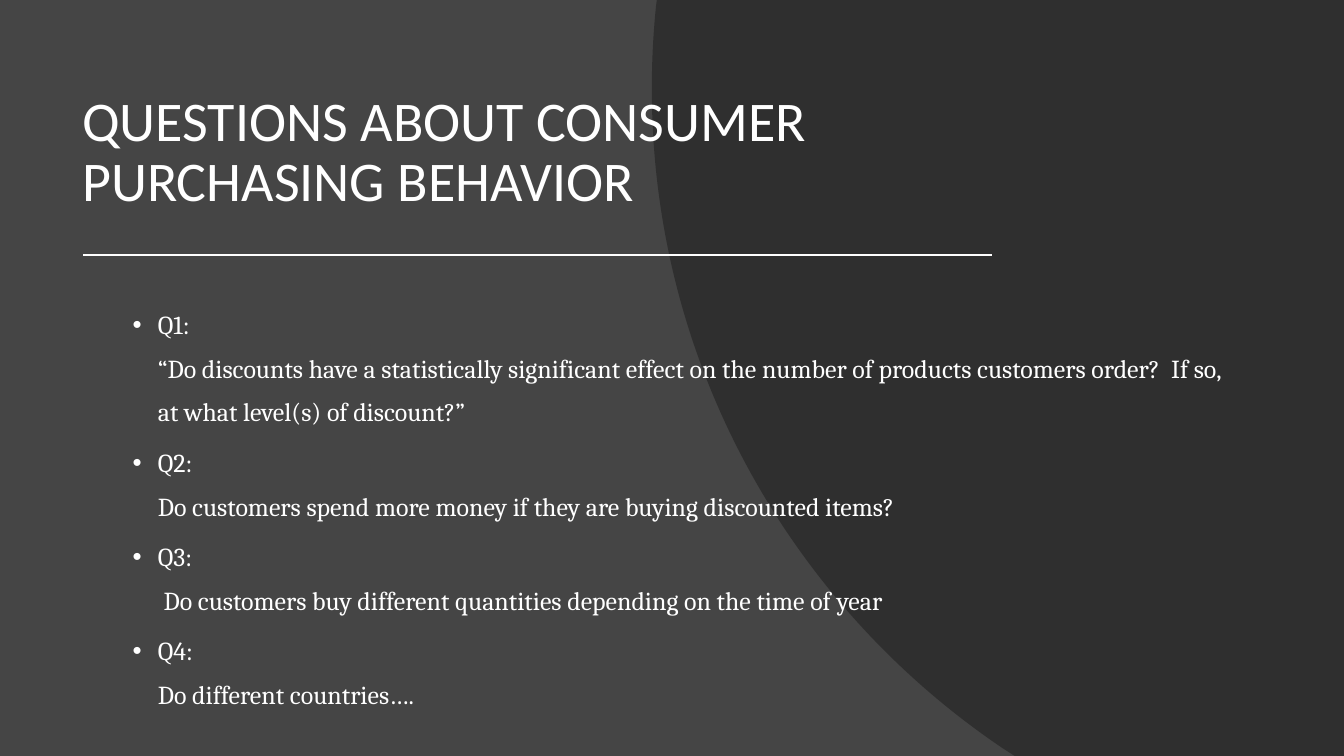
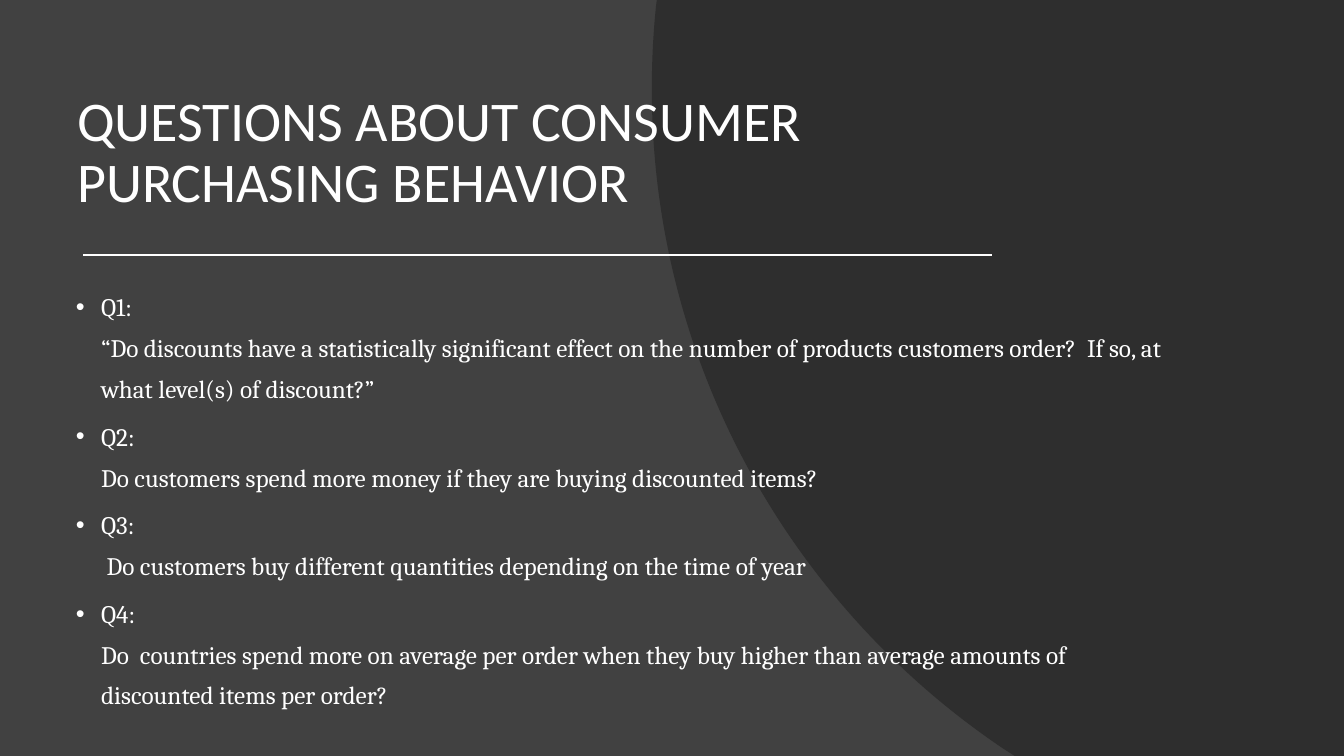
Before and after one commit to jirvingphd/dsc-2-final-project-online-ds-ft-021119, a slide deck: slide 2 of Northwind Sales Analysis + Recommendations.pptx. Drawn at 1344x756 pixels with LibreOffice and Linux fonts; fonts in the diff are those of the drawing. Boxes give left, top, right and bottom in pixels: in the first picture for what was removed or moved away, otherwise in the second. Text is boxed around its words. In the diff, an @@ line names an element or a change of style, - is before the commit and + after.

```diff
--- a/Northwind Sales Analysis + Recommendations.pptx
+++ b/Northwind Sales Analysis + Recommendations.pptx
@@ background #454545 to #414141 @@
@@ title "QUESTIONS ABOUT CONSUMER PURCHASING BEHAVIOR": place and size @@
-title "QUESTIONS ABOUT CONSUMER PURCHASING BEHAVIOR" at [82,104,806,202]
+title "QUESTIONS ABOUT CONSUMER PURCHASING BEHAVIOR" at [77,104,801,203]
@@ text "Q1: “Do discounts have a ...": place and size @@
-text "Q1: “Do discounts have a ..." at [158,316,1222,705]
+text "Q1: “Do discounts have a ..." at [101,299,1161,710]
@@ text at [101,299,1161,581]: size 18.5 to 18 pt in "Q1: “Do discounts have a statistically significant ...", "Q2: Do customers spend more money if ...", "Q3: Do customers buy different quantities depending ..."; line spacing 1.4 to 1.35 @@
@@ text at [101,606,1066,710]: text changed; size 18.5 to 18 pt @@
-  • Q4:
-    Do different countries….
+  • Q4:
+    Do countries spend more on average per order when they buy higher than average amounts of discounted items per order?
```
Also in this commit, not shown: 9 other slides changed, 5 other files.
